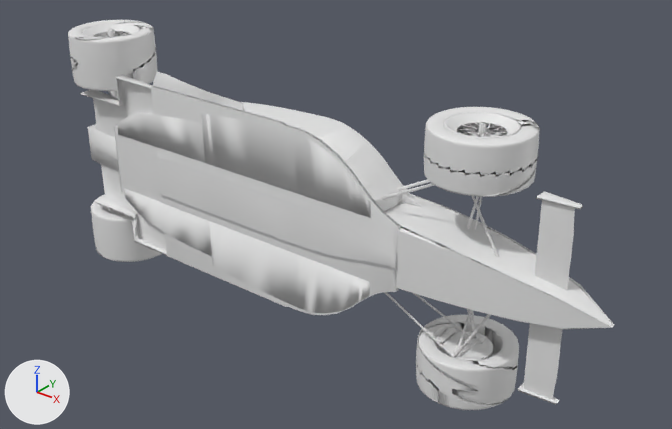
A saved change to the OBJ model data/ShapeDatabase_INFOMR-master_normalized/Car/m1505.obj.
Rendered twice from a 50 mm lens placed at (0.828, -0.919, 0.565), pointed at (0.069, 0.029, -0.023). The lights are fixed; the arrows at lower left show +X, +Y and +Z. Where no turn or scale is listed for an object, it has been applied to the vertices.

Objects in the first picture: 'm1505'.
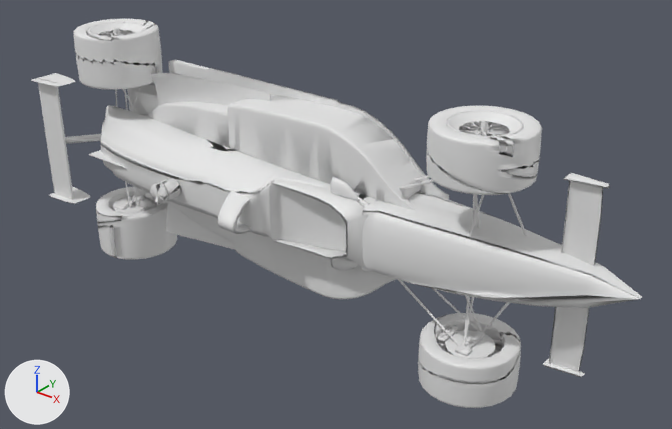
Pixel boxes (x1, y1, x2, y2) of what changed, in the pictures (672 x 429 px; the box of a moved part takes in the faces that stretch with it):
'm1505', reshaped (12% wider): before (68, 20, 614, 410); after (31, 19, 642, 408)
part 1 of me_m1505, moved or reshaped: before (384, 292, 491, 358); after (433, 289, 510, 333)
part 2 of me_m1505, moved or reshaped (not visible before): after (330, 177, 359, 201)
part 3 of me_m1505, moved or reshaped (not visible before): after (331, 258, 358, 271)
part 4 of me_m1505, moved or reshaped: before (68, 20, 614, 410); after (31, 19, 642, 408)

The change, as a diff of the scene's bpy script:
```diff
--- a/data/ShapeDatabase_INFOMR-master_normalized/Car/m1505.obj.py
+++ b/data/ShapeDatabase_INFOMR-master_normalized/Car/m1505.obj.py
@@ me_m1505 @@
 # used by ob_m1505; location = (0.0, 0.0, 0.0)
-me_m1505.from_pydata(...)  # 10010 vertices, 19355 faces; spans x -0.481..0.519, y -0.073..0.124, z -0.199..0.187
+me_m1505.from_pydata(...)  # 10010 vertices, 19355 faces; spans x -0.481..0.519, y -0.124..0.073, z -0.199..0.187
+# me_m1505 part 1: the loose piece of 40 vertices spanning x 0.167..0.374, y -0.037..-0.034, z -0.132..-0.029 is multiplied about its middle by the matrix ((1.0, 0.001, 0.0), (-0.001, -0.8, 0.0), (0.0, 0.0, 1.0)), then moved by (0.0, 0.071, 0.0)
+# me_m1505 part 2: the loose piece of 288 vertices spanning x 0.11..0.153, y 0.021..0.035, z 0.043..0.066 is mirrored in y about the mesh origin
+# me_m1505 part 3: the loose piece of 288 vertices spanning x 0.111..0.153, y 0.021..0.034, z -0.072..-0.049 is mirrored in y about the mesh origin
+# me_m1505 part 4: 9330 of 10010 vertices moved; they spanned x -0.481..0.519, y -0.073..0.124, z -0.199..0.187 and now span x -0.481..0.519, y -0.124..0.073, z -0.199..0.187; mean shift (0.0, 0.003, 0.0); largest move (-0.016, 0.124, -0.006) -> (0.011, -0.124, -0.006)
```
